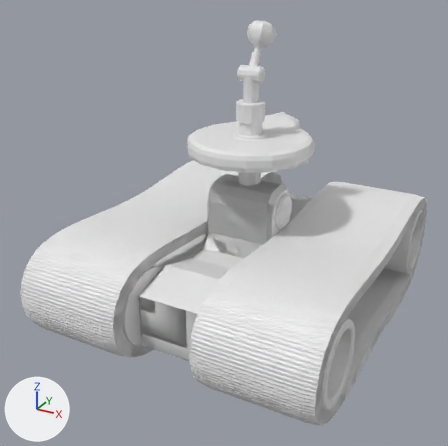
Renders of the Blender file models/robot_tracks2.blend from each side of a commit.
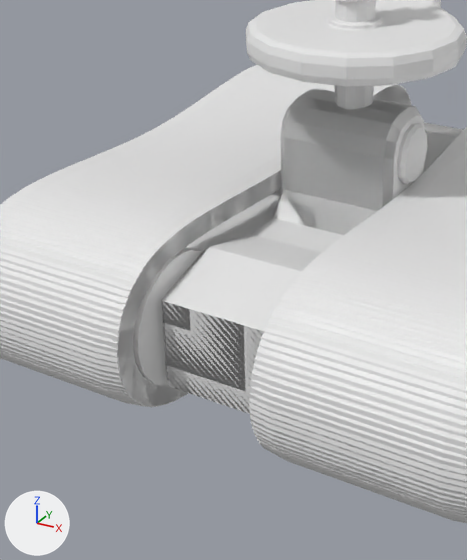
Each version is shown whole from a 50 mm camera at (0.712, -1.439, 0.976) aimed at (-0.044, -0.065, 0.289), then close up on the part from 10% to 70% of the width and 27% to 100% of the height. The axes (+X, +Y, +Z) are drawn at lower left. The lights are the same throughout.

Objects in the first close-up: 'Base_01', 'Base_03', 'Base_04', 'Body', 'RocketLauncher', 'Tracks_00', 'Tracks_01', 'Tracks_02', 'Tracks_03', 'Tracks_04', 'Tracks_05', 'Tracks_06'.
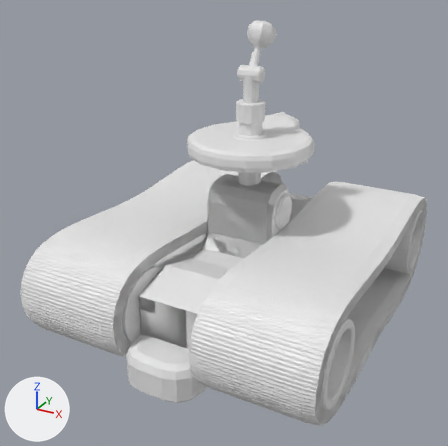
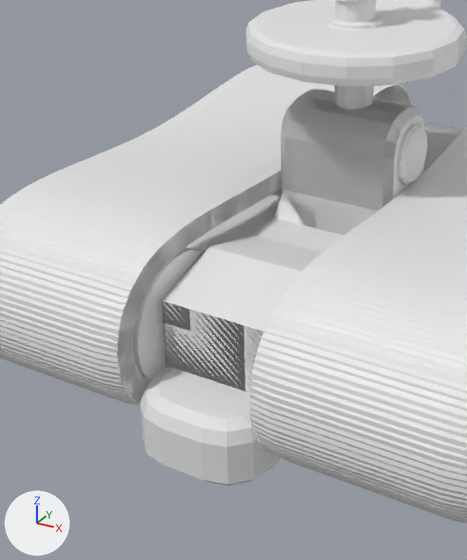
What differs and where, as boxes [x1, y1, x2, y2] in the close-ups (467 x 560 px):
'SuctionDevice', added: after [140, 367, 281, 486]

The change in detail:
Mesh me_cube is new.
It has 112 vertices, 96 faces and spans x -0.101..0.101, y -0.499..0.499, z 0.013..0.161.
Object 'SuctionDevice' (ob_suctiondevice) is new; it shows me_cube.
Its location is (0.0, 0.0, 0.0).
